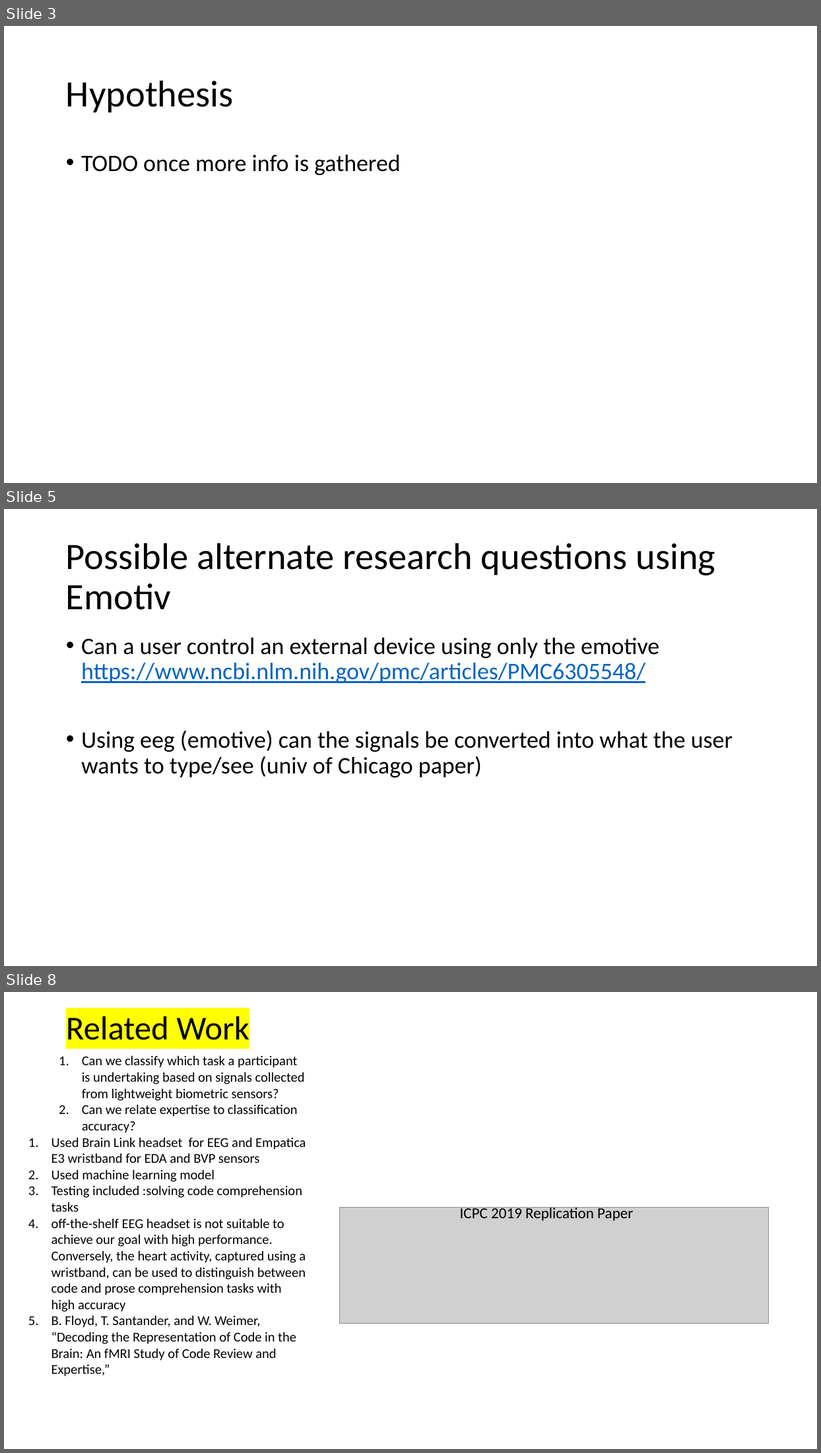
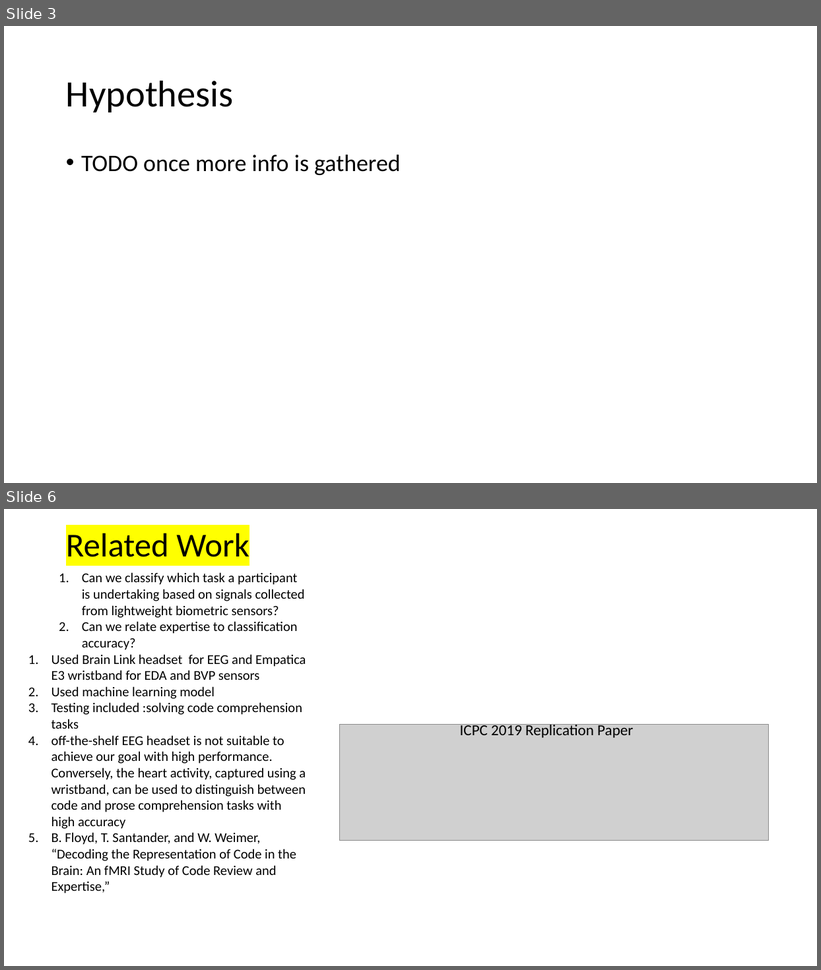
Before and after one commit to nauticalmonkey/CalPolyThesis, a slide deck: Thesis Idea.pptx. Shown one above the other, each under a label of ours: slides 3, 5 and 8 before the commit, slides 3 and 6 after it; the slides between them are not shown. The pictures are 821x1453 and 821x970 pixels, drawn with LibreOffice and Linux fonts; fonts in the diff are those of the drawing; grey boxes stand for pictures. Boxes give left, top, right and bottom in pixels: in the first picture for what was removed or moved away, otherwise in the second. Text is boxed around its words. In the diff, an @@ line names an element or a change of style, - is before the commit and + after.

```diff
--- a/Thesis Idea.pptx
+++ b/Thesis Idea.pptx
@@ slide 5 removed at (4, 509, 817, 966), background #FFFFFF @@
@@ title removed at (66, 543, 715, 610) @@
-Possible alternate research questions using Emotiv
@@ text removed at (81, 638, 733, 778) @@
-• Can a user control an external device using only the emotive
-  https://www.ncbi.nlm.nih.gov/pmc/articles/PMC6305548/
-• Using eeg (emotive) can the signals be converted into what the user wants to type/see (univ of Chicago paper)
@@ what was slide 8 is now slide 6 @@
```
Also in this commit, not shown: 2 slides changed, 1 other slide removed.
